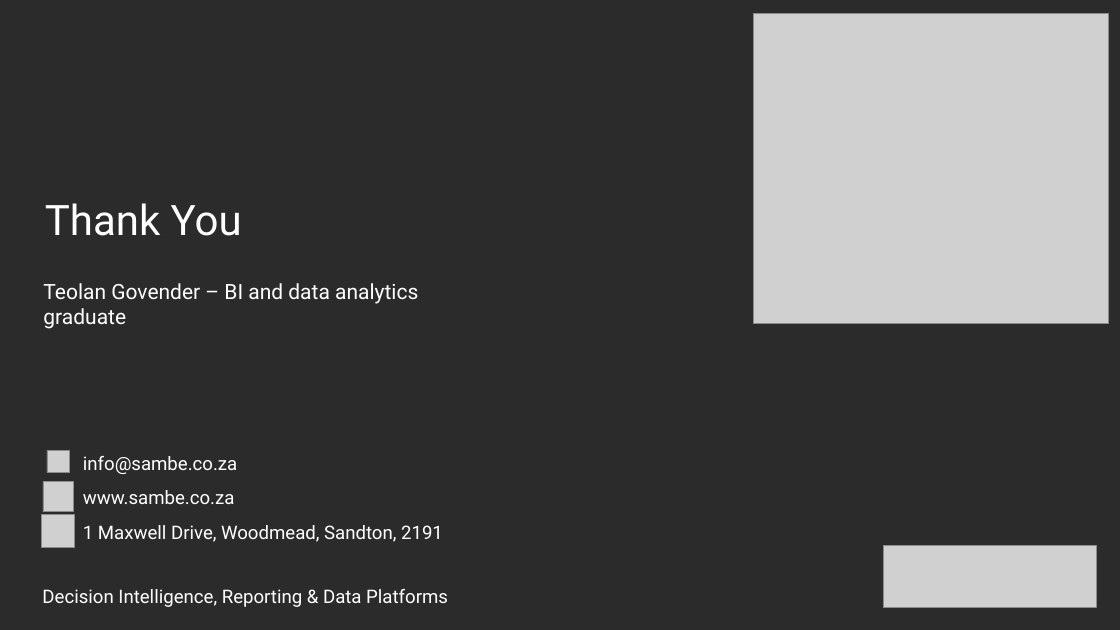
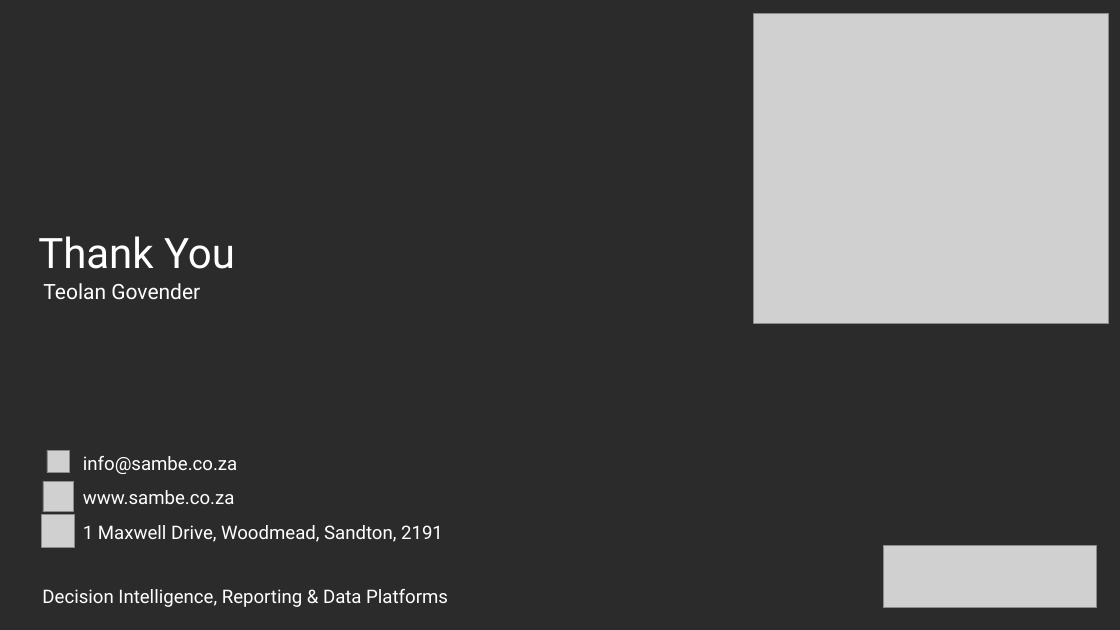
Before and after one commit to sc-grads/sc_TeolanGovender_2026, a slide deck: slide 10 of Sales Data Processing-Project-April2026/project/reports/DataCleaningandAnalysis_SambeConsulting.pptx (slide 9 before the commit). Drawn at 1120x630 pixels with LibreOffice and Linux fonts; fonts in the diff are those of the drawing; grey boxes stand for pictures; background and template pictures are left out; a plain dark background stands for a picture behind light text. Boxes give left, top, right and bottom in pixels: in the first picture for what was removed or moved away, otherwise in the second. Text is boxed around its words. In the diff, an @@ line names an element or a change of style, - is before the commit and + after.

```diff
--- a/Sales Data Processing-Project-April2026/project/reports/DataCleaningandAnalysis_SambeConsulting.pptx
+++ b/Sales Data Processing-Project-April2026/project/reports/DataCleaningandAnalysis_SambeConsulting.pptx
@@ title "Thank You": place and size @@
-title "Thank You" at <box>45,203,242,236</box>
+title "Thank You" at <box>38,236,235,269</box>
@@ text at <box>43,283,200,299</box>: text changed @@
-Teolan Govender – BI and data analytics graduate
+Teolan Govender
```
Also in this commit, not shown: 1 other slide changed, 1 slide added, 3 other files.
